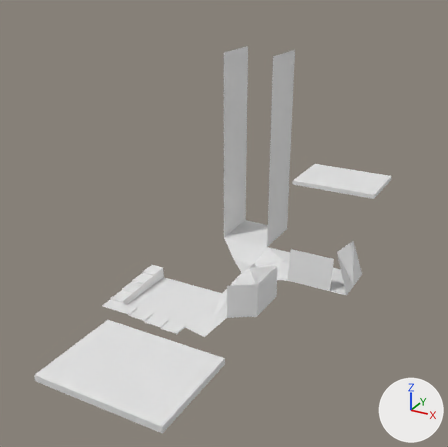
Before and after pictures for a commit that changed the OBJ model Zeldo/Content/Meshes/Demo.obj.
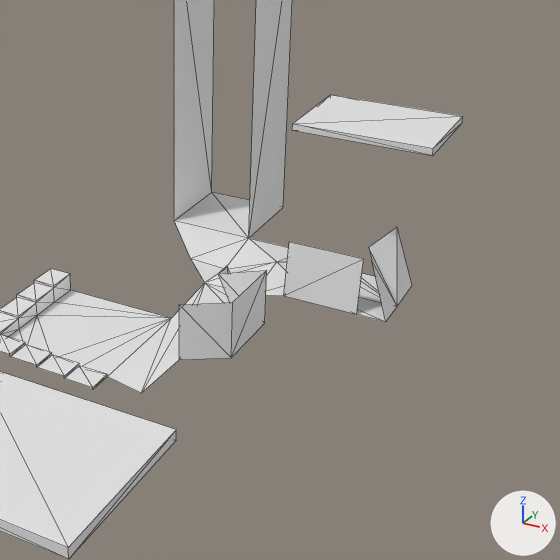
Each version appears first whole from a 50 mm camera at (37.5, -77.6, 44.7) aimed at (3.7, -16.1, 14.0), and next in a close-up on the part from 27% to 100% of the width and 24% to 97% of the height. Arrows for +X, +Y and +Z are at lower right; the lights stay in place. The close-ups show mesh edges as thin lines. Where no turn or scale is listed for an object, it has been applied to the vertices.

Before the edit, the objects in view are built like this:
```python
me_demo = bpy.data.meshes.new('Demo')
me_demo.from_pydata(...)  # 100 vertices, 135 faces; spans x -12.0..18.4, y -51.3..13.0, z 0.0..31.0
ob_demo = bpy.data.objects.new('Demo', me_demo)
ob_demo.location = (0.0, 0.0, 0.0)
```
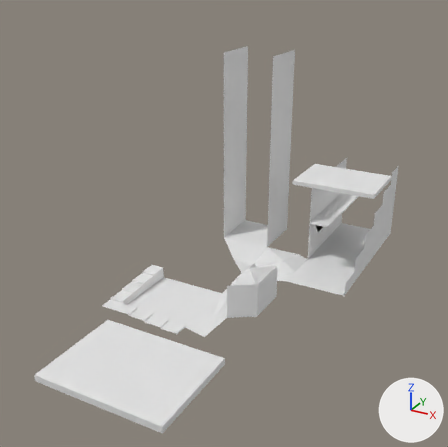
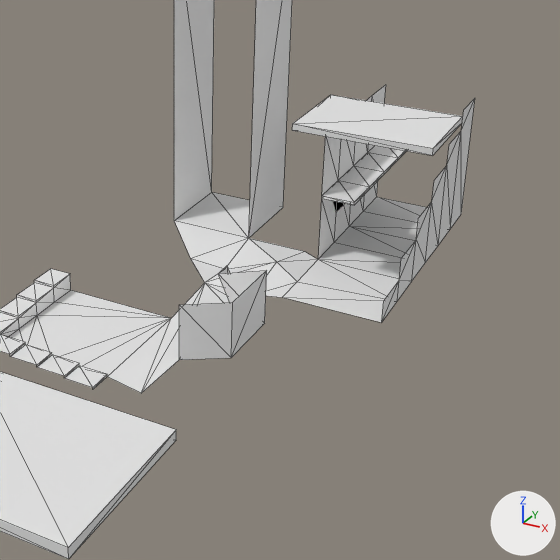
Location of each change, [x1, y1, x2, y2] in pixels of the close-ups (560 x 560 px):
'Demo', reshaped
    before: [0, 0, 463, 559]
    after: [0, 0, 475, 559]
part 1 of me_demo, built on
    before: [266, 227, 412, 322]
    after: [266, 85, 475, 323]

The change, as a diff of the scene's bpy script:
```diff
--- a/Zeldo/Content/Meshes/Demo.obj.py
+++ b/Zeldo/Content/Meshes/Demo.obj.py
@@ me_demo @@
 # used by ob_demo; location = (0.0, 0.0, 0.0)
-me_demo.from_pydata(...)  # 100 vertices, 135 faces; spans x -12.0..18.4, y -51.3..13.0, z 0.0..31.0
+me_demo.from_pydata(...)  # 137 vertices, 203 faces; spans x -12.0..18.4, y -51.3..20.0, z 0.0..31.0
+# me_demo part 1
+# 13 vertices are removed from x 7.3..16.3, y -3.7..3.3, z 1.0..6.3
+# 16 faces are deleted
+# 16 vertices are added at x 7.3..16.0, y -4.0..20.0, z 1.0..13.0
+# 13 new vertices lie (0.0, 4.0, 0.0) away from vertices in x 7.3..16.0, y -4.0..16.0, z 1.0..13.0
+# 7 new vertices lie (0.0, 4.0, 0.0) away from vertices in x 7.3..16.0, y 0.0..8.0, z 1.0..13.0
+# 7 new vertices lie (0.0, 4.0, 0.0) away from vertices in x 7.3..16.0, y 4.0..12.0, z 1.0..13.0
+# 7 new vertices lie (0.0, 4.0, 0.0) away from vertices in x 7.3..16.0, y 8.0..16.0, z 1.0..13.0
+# 84 new faces join them
```
